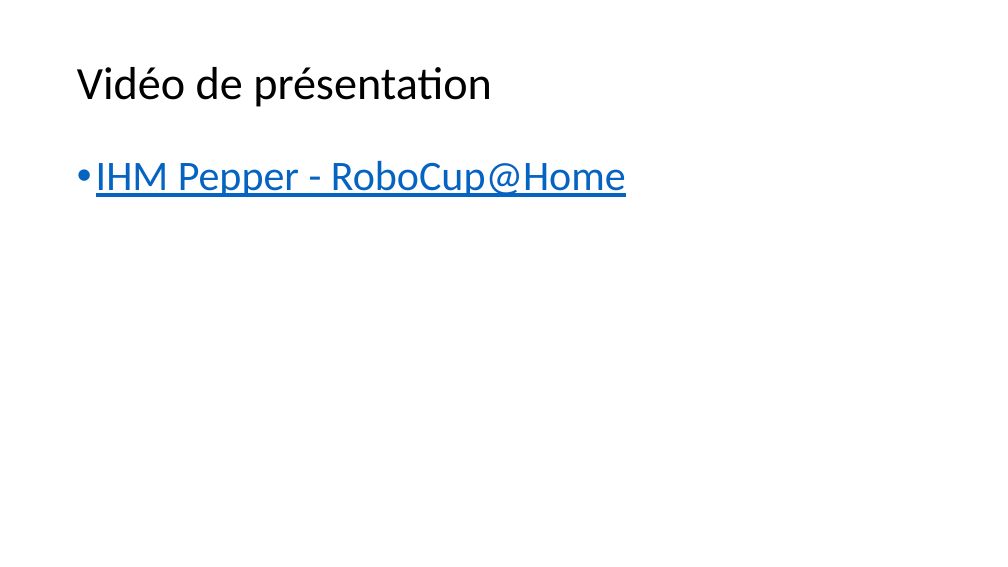
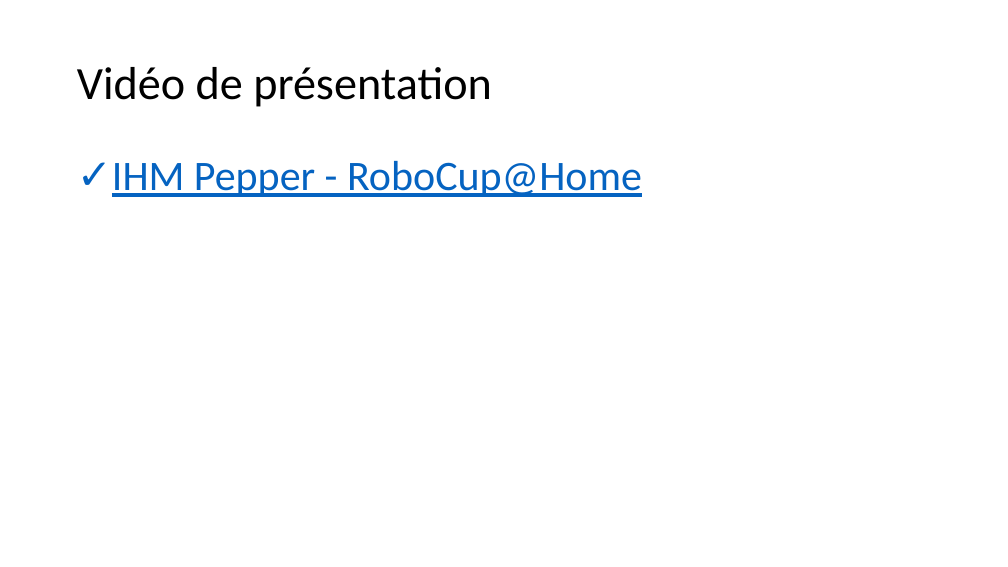
Before and after one commit to PorteAntoine/IHM_PEPPER_CPE2017, a slide deck: slide 7 of Rapport/Diapo_ihm_pepper.pptx. Drawn at 1008x567 pixels with LibreOffice and Linux fonts; fonts in the diff are those of the drawing; background and template pictures are left out. Boxes give left, top, right and bottom in pixels: in the first picture for what was removed or moved away, otherwise in the second. Text is boxed around its words. In the diff, an @@ line names an element or a change of style, - is before the commit and + after.

```diff
--- a/Rapport/Diapo_ihm_pepper.pptx
+++ b/Rapport/Diapo_ihm_pepper.pptx
@@ text "IHM Pepper - RoboCup@Home" at (112,161,642,197): bullet • to ✓ @@
```
Also in this commit, not shown: 6 other slides changed.
